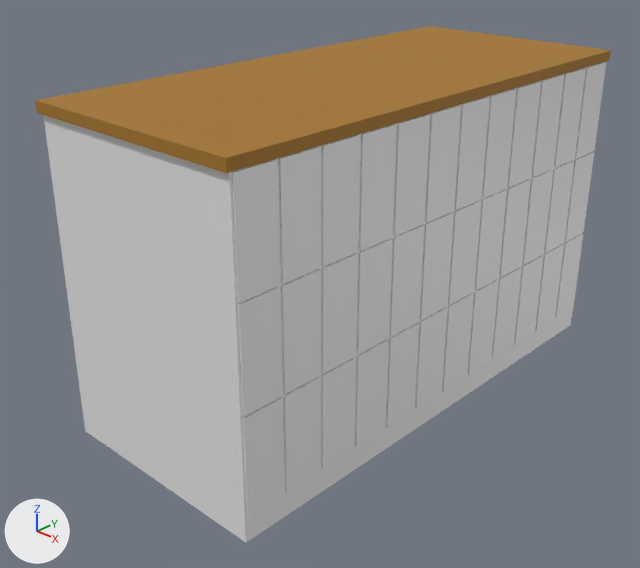
What one commit did to the Blender file tuasguessr/Assets/ThisFolderShouldNotBeIncludedInTheBuild/Locker 1.0.blend.
The view is the same before and after, from a camera (50 mm lens) standing at (0.28, 0.543, 0.171) and looking at (-0.006, 0.845, -0.021). The lights are fixed; the arrows at lower left show +X, +Y and +Z. The picture after the commit comes second.
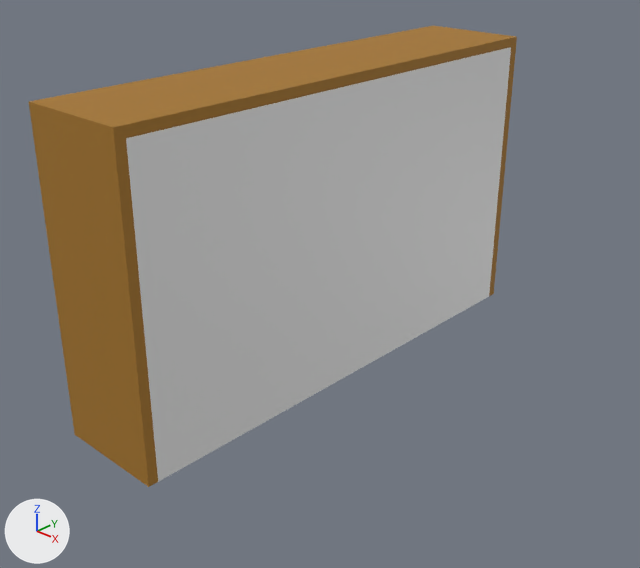
What differs and where, as boxes (x1, y1, x2, y2) in the pictures (640 x 568 px):
'Cube', reshaped (15% narrower, 11% shorter)
    before: (35, 26, 611, 543)
    after: (29, 26, 517, 487)
part 1 of me_cube, cut back
    before: (36, 26, 611, 543)
    after: (29, 26, 517, 487)

Patch to the scene script:
```diff
--- a/tuasguessr/Assets/ThisFolderShouldNotBeIncludedInTheBuild/Locker 1.0.blend.py
+++ b/tuasguessr/Assets/ThisFolderShouldNotBeIncludedInTheBuild/Locker 1.0.blend.py
@@ me_cube @@
 # used by ob_cube; location = (0.0, 0.0, 0.0); scale = (1.0, 1.0, 0.08)
-me_cube.from_pydata(...)  # 710 vertices, 578 faces, 11 loose edges; spans x -0.06..0.06, y 0.73..1.0, z -1.0..1.07
+me_cube.from_pydata(...)  # 350 vertices, 213 faces, 31 loose edges; spans x -0.06..0.0, y 0.73..1.01, z -1.0..1.07
+# me_cube part 1: 370 vertices removed from x -0.06..0.06, y 0.73..1.0, z -1.0..1.07; 10 vertices added at x -0.06..0.0, y 0.73..1.01, z -1.0..1.07
 me_cube.materials.append(mat_locker_wood)
```
